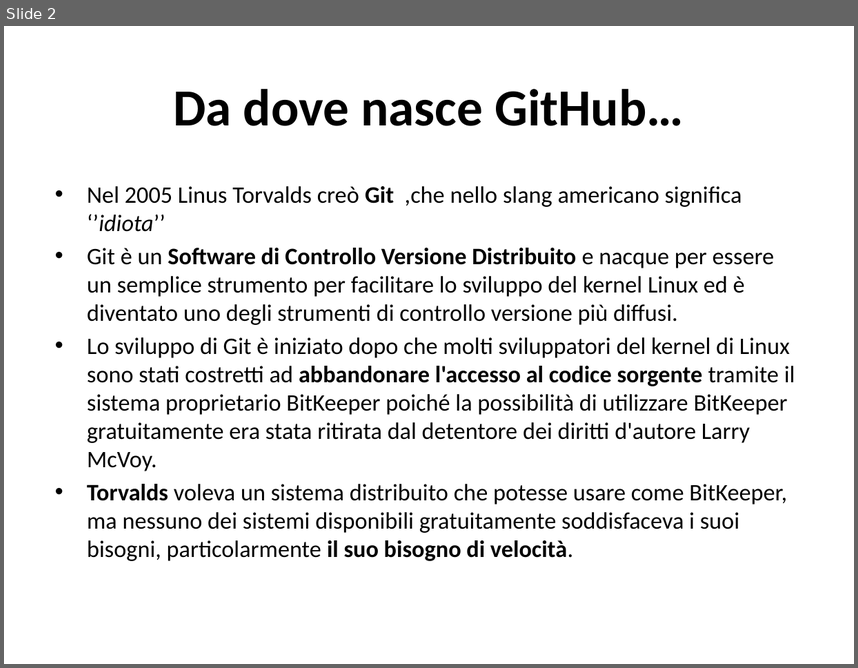
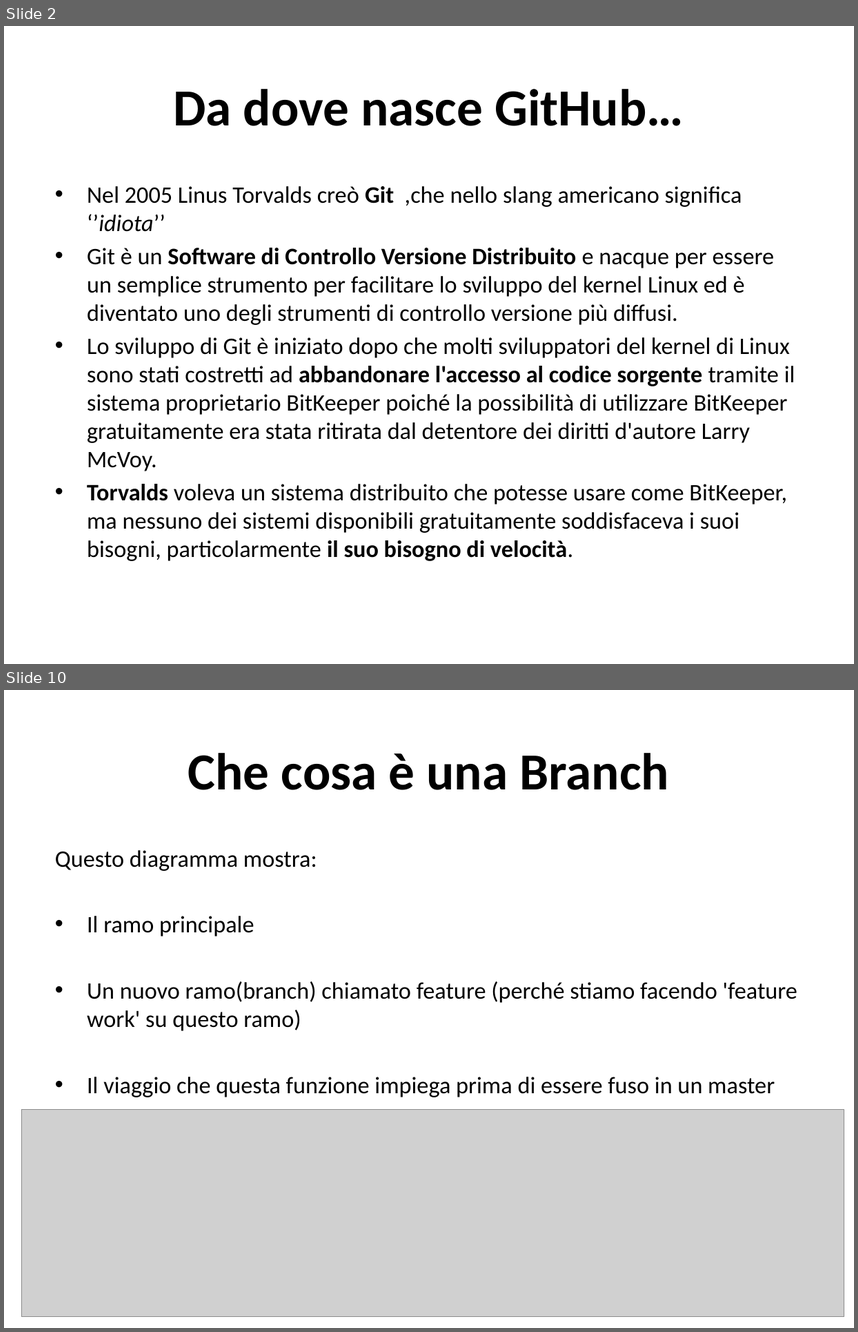
Before and after one commit to TeamEngim/GitHub-Introduction, a slide deck: Primi passi su GitHub.pptx. Shown one above the other, each under a label of ours: slide 2 before the commit, slides 2 and 10 after it; the slides between them are not shown. The pictures are 858x668 and 858x1332 pixels, drawn with LibreOffice and Linux fonts; fonts in the diff are those of the drawing; grey boxes stand for pictures. Boxes give left, top, right and bottom in pixels: in the first picture for what was removed or moved away, otherwise in the second. Text is boxed around its words. In the diff, an @@ line names an element or a change of style, - is before the commit and + after.

```diff
--- a/Primi passi su GitHub.pptx
+++ b/Primi passi su GitHub.pptx
@@ slide 10 added at [4, 690, 854, 1328], background #FFFFFF @@
@@ title added at [188, 753, 669, 790], 44 pt, text #000000, bold @@
+Che cosa è una Branch
@@ text added at [55, 850, 797, 1097], 20 pt, text #000000 @@
+Questo diagramma mostra:
+• Il ramo principale
+• Un nuovo ramo(branch) chiamato feature (perché stiamo facendo 'feature work' su questo ramo)
+• Il viaggio che questa funzione impiega prima di essere fuso in un master
@@ picture added at [22, 1109, 844, 1317] @@
```
Also in this commit, not shown: 8 slides changed, 24 other slides added, 2 slides removed.
